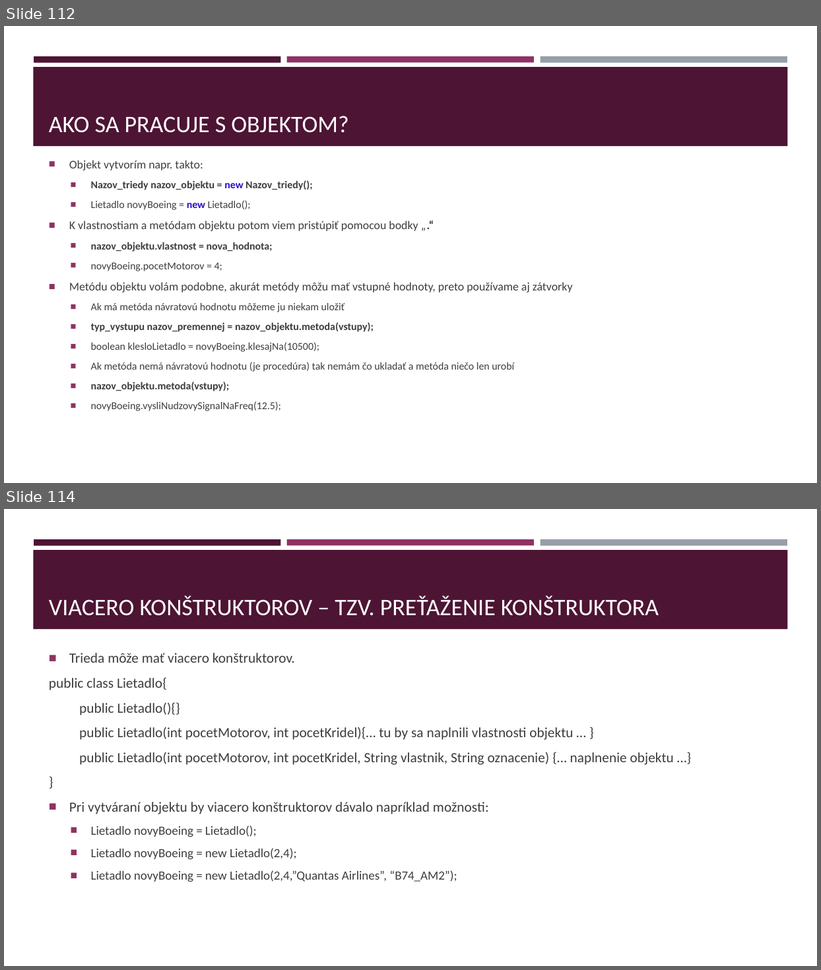
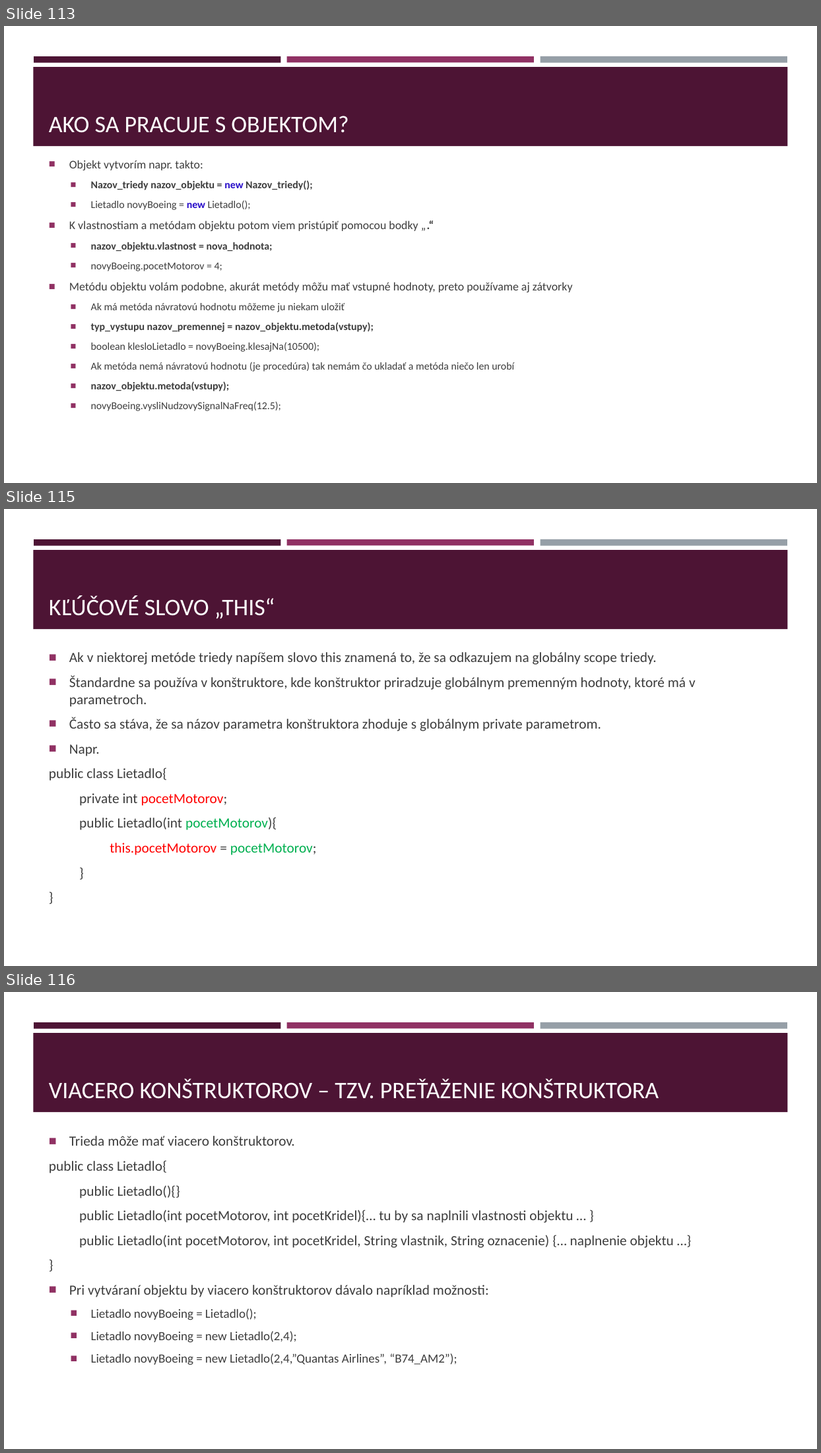
Before and after one commit to gasparv/java-class-basics, a slide deck: JavaZaklady-skolenie.pptx. Shown one above the other, each under a label of ours: slides 112 and 114 before the commit, slides 113, 115 and 116 after it; the slides between them are not shown. The pictures are 821x970 and 821x1453 pixels, drawn with LibreOffice and Linux fonts; fonts in the diff are those of the drawing. Boxes give left, top, right and bottom in pixels: in the first picture for what was removed or moved away, otherwise in the second. Text is boxed around its words. In the diff, an @@ line names an element or a change of style, - is before the commit and + after.

```diff
--- a/JavaZaklady-skolenie.pptx
+++ b/JavaZaklady-skolenie.pptx
@@ slide 115 added at <box>4,509,817,966</box>, background #FFFFFF; not listed: 4 template elements that a slide beside it also shows @@
@@ title added at <box>49,595,275,619</box>, 28 pt, text #FFFFFF @@
+KĽÚČOVÉ SLOVO „THIS“
@@ text added at <box>49,652,696,855</box>, 16.6 pt, text #3D3D3D @@
+■ Ak v niektorej metóde triedy napíšem slovo this znamená to, že sa odkazujem na globálny scope triedy.
+■ Štandardne sa používa v konštruktore, kde konštruktor priradzuje globálnym premenným hodnoty, ktoré má v parametroch.
+■ Často sa stáva, že sa názov parametra konštruktora zhoduje s globálnym private parametrom.
+■ Napr.
+public class Lietadlo{
+private int pocetMotorov;
+public Lietadlo(int pocetMotorov){
+this.pocetMotorov = pocetMotorov;
+}
+}
@@ what was slide 112 is now slide 113 @@
@@ what was slide 114 is now slide 116 @@
```
Also in this commit, not shown: 2 slides changed, 9 other slides added.
